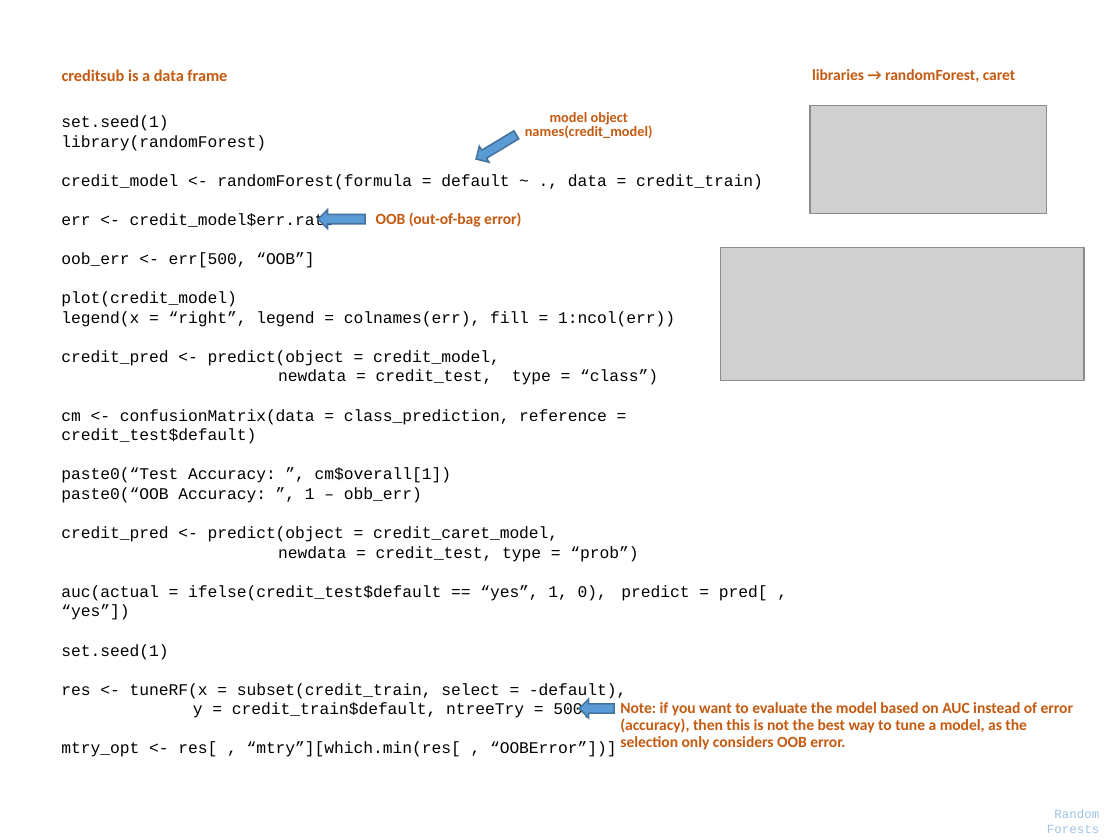
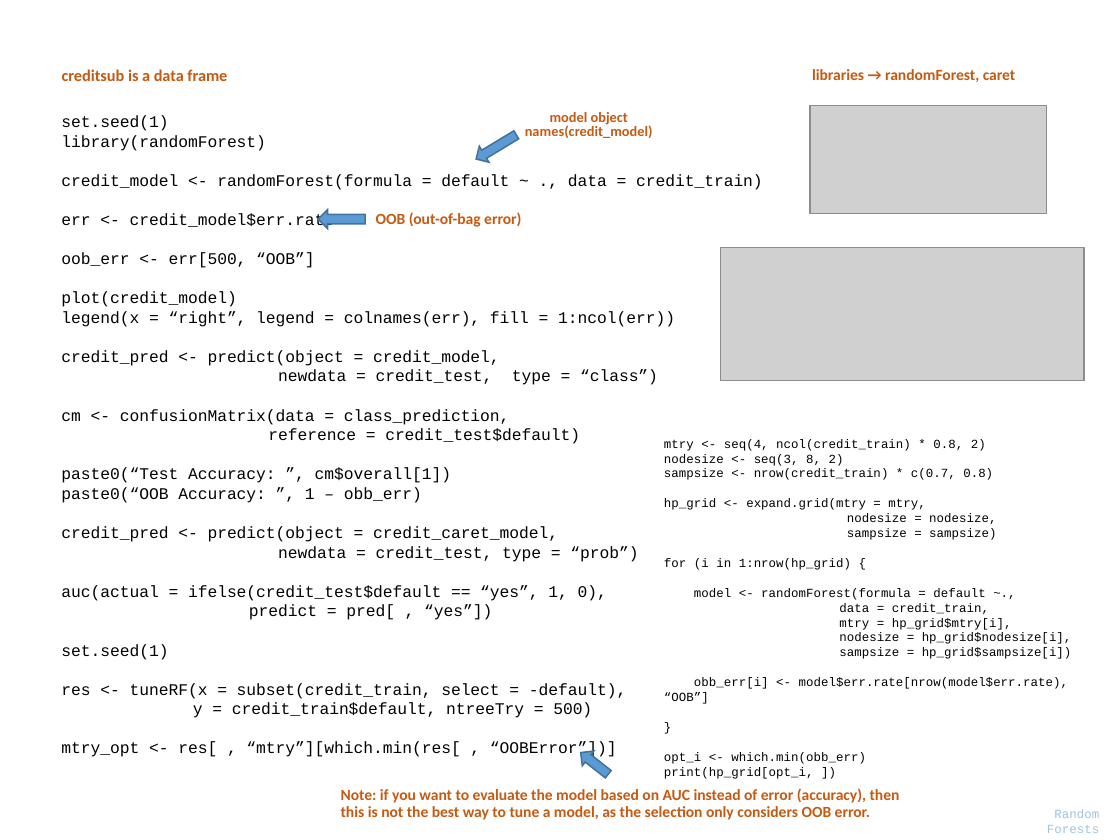
Before and after one commit to parcap/business-education, a slide deck: slide 8 of Track - Machine Learning/Tree-Based-Models-in-R/Tree-Based Model in R.pptx. Drawn at 1120x840 pixels with LibreOffice and Linux fonts; fonts in the diff are those of the drawing; grey boxes stand for pictures. Boxes give left, top, right and bottom in pixels: in the first picture for what was removed or moved away, otherwise in the second. Text is boxed around its words. In the diff, an @@ line names an element or a change of style, - is before the commit and + after.

```diff
--- a/Track - Machine Learning/Tree-Based-Models-in-R/Tree-Based Model in R.pptx
+++ b/Track - Machine Learning/Tree-Based-Models-in-R/Tree-Based Model in R.pptx
@@ text at [61, 409, 580, 444]: text changed @@
-cm <- confusionMatrix(data = class_prediction, reference = credit_test$default)
+cm <- confusionMatrix(data = class_prediction,
+reference = credit_test$default)
@@ text added at [664, 439, 1072, 779], 8 pt, text #000000 @@
+mtry <- seq(4, ncol(credit_train) * 0.8, 2)
+nodesize <- seq(3, 8, 2)
+sampsize <- nrow(credit_train) * c(0.7, 0.8)
+hp_grid <- expand.grid(mtry = mtry,
+nodesize = nodesize,
+sampsize = sampsize)
+for (i in 1:nrow(hp_grid) {
+model <- randomForest(formula = default ~.,
+data = credit_train,
+mtry = hp_grid$mtry[i],
+nodesize = hp_grid$nodesize[i],
+sampsize = hp_grid$sampsize[i])
+obb_err[i] <- model$err.rate[nrow(model$err.rate), “OOB”]
+}
+opt_i <- which.min(obb_err)
+print(hp_grid[opt_i, ])
@@ text at [61, 585, 607, 620]: text changed @@
-auc(actual = ifelse(credit_test$default == “yes”, 1, 0), predict = pred[ , “yes”])
+auc(actual = ifelse(credit_test$default == “yes”, 1, 0),
+predict = pred[ , “yes”])
@@ right arrow at [575, 745, 614, 781]: rotation 180 to 218 degrees @@
@@ text "Note: if you want to ..." rewrapped from [620, 702, 1073, 750] to [341, 788, 900, 820] @@
```
